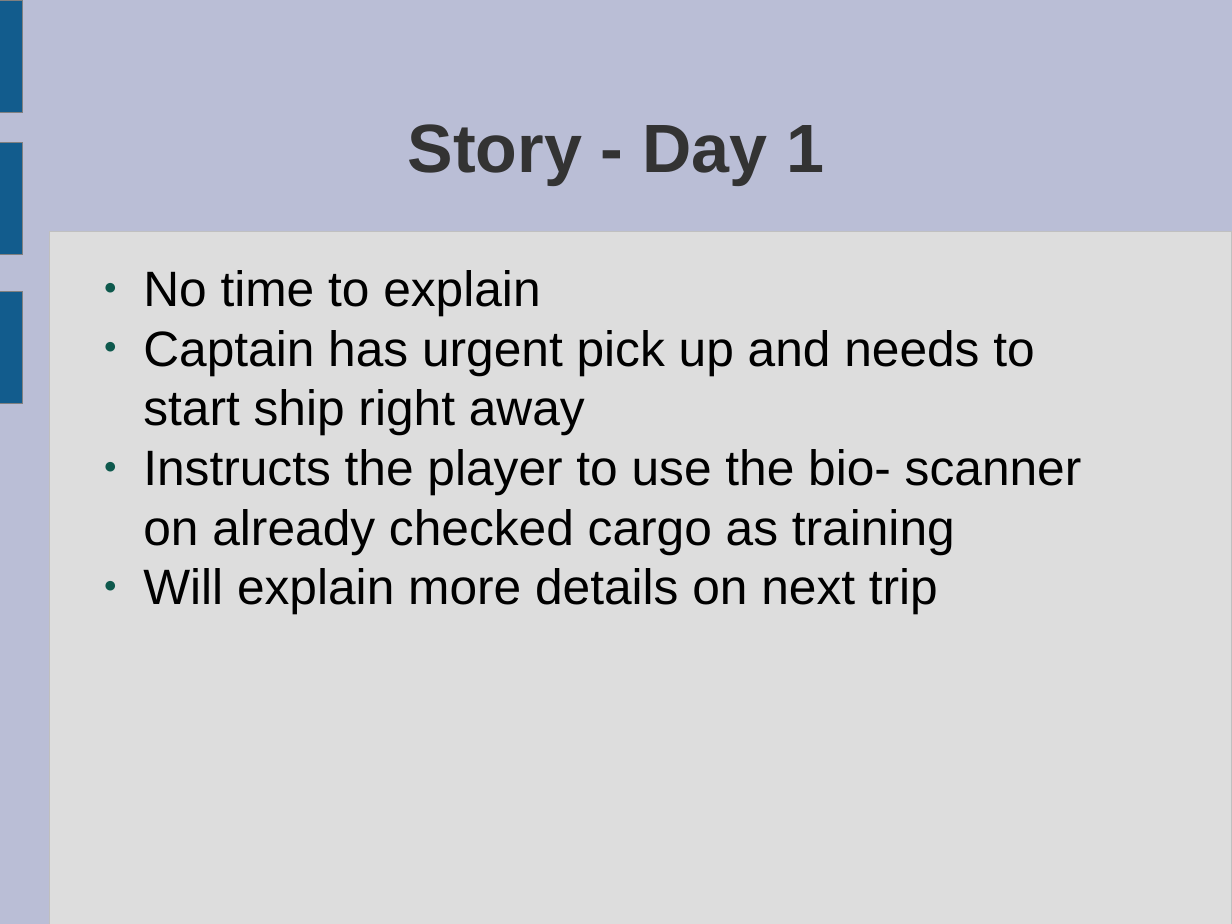
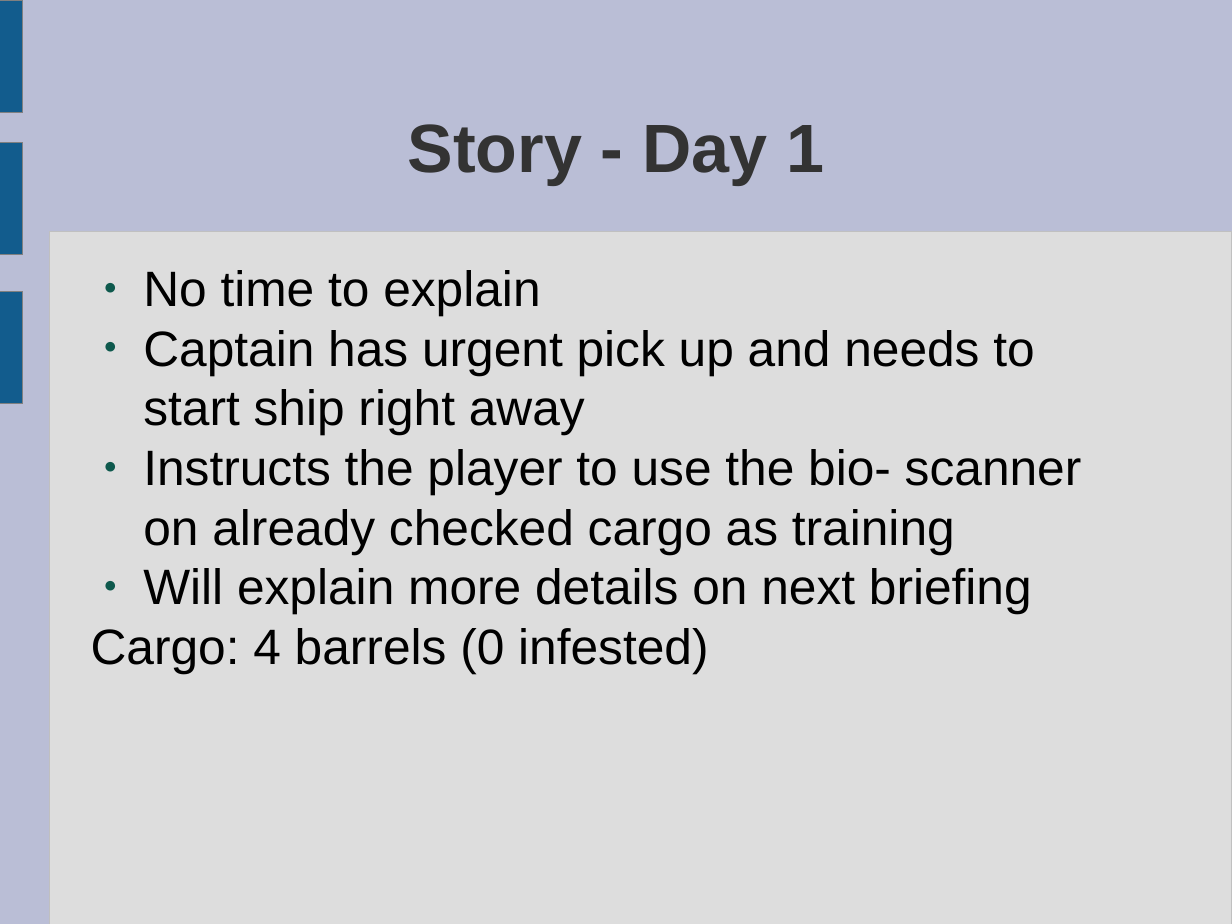
Before and after one commit to ktosox/GWJ67, a slide deck: slide 18 of da_plan.odp. Drawn at 1232x924 pixels with LibreOffice and Linux fonts; fonts in the diff are those of the drawing. Boxes give left, top, right and bottom in pixels: in the first picture for what was removed or moved away, otherwise in the second. Text is boxed around its words. In the diff, an @@ line names an element or a change of style, - is before the commit and + after.

```diff
--- a/da_plan.odp
+++ b/da_plan.odp
@@ text at box(91, 568, 1032, 673): text changed @@
-● Will explain more details on next trip
+● Will explain more details on next briefing
+Cargo: 4 barrels (0 infested)
```
Also in this commit, not shown: 2 other slides changed, 3 slides added, 1 other file.
